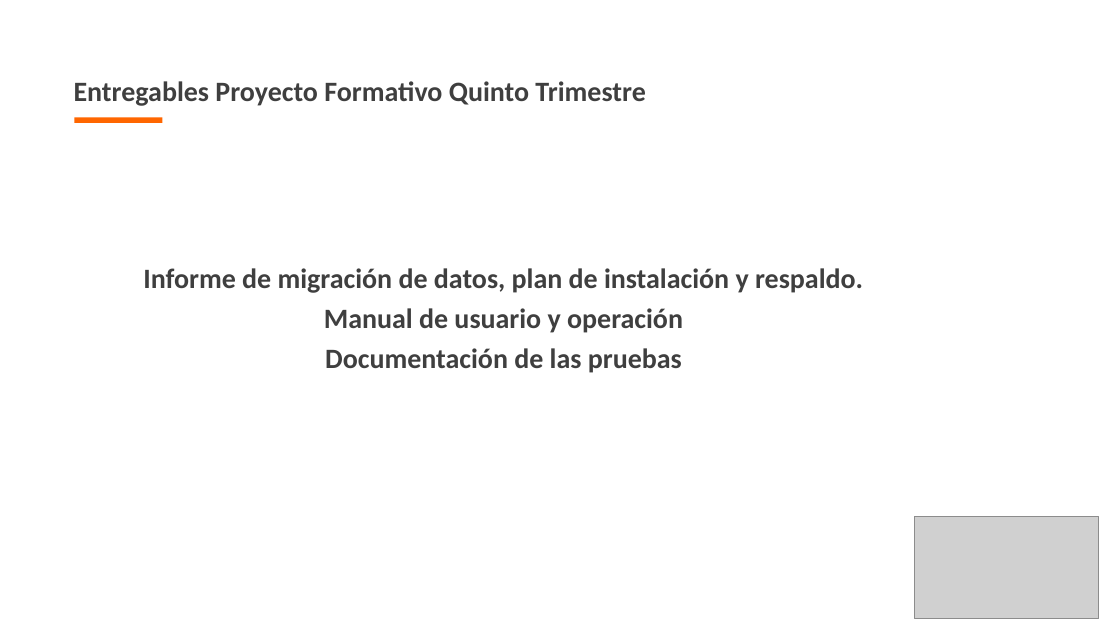
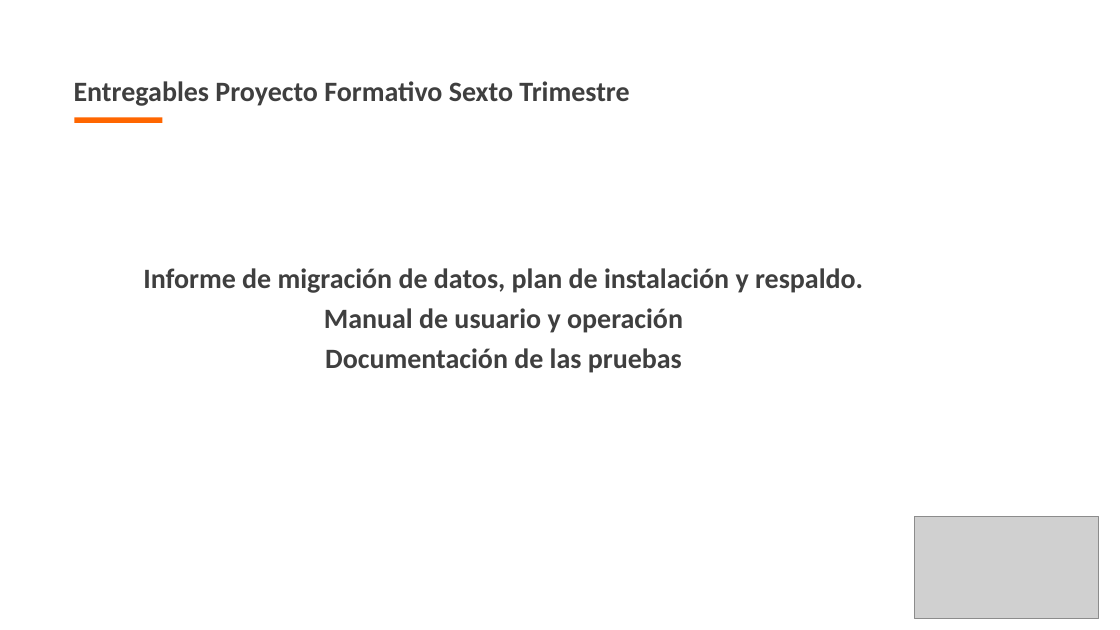
Before and after one commit to andresrcp/proyecto_ADSI, a slide deck: slide 18 of proy_formativo/documentacion/1er_Trim/1_Presentación_Sustentacion.pptx. Drawn at 1120x630 pixels with LibreOffice and Linux fonts; fonts in the diff are those of the drawing; grey boxes stand for pictures; background and template pictures are left out. Boxes give left, top, right and bottom in pixels: in the first picture for what was removed or moved away, otherwise in the second. Text is boxed around its words. In the diff, an @@ line names an element or a change of style, - is before the commit and + after.

```diff
--- a/proy_formativo/documentacion/1er_Trim/1_Presentación_Sustentacion.pptx
+++ b/proy_formativo/documentacion/1er_Trim/1_Presentación_Sustentacion.pptx
@@ text at [74, 81, 629, 106]: text changed @@
-Entregables Proyecto Formativo Quinto Trimestre
+Entregables Proyecto Formativo Sexto Trimestre
```
Also in this commit, not shown: 1 other slide changed, 1 other file.
